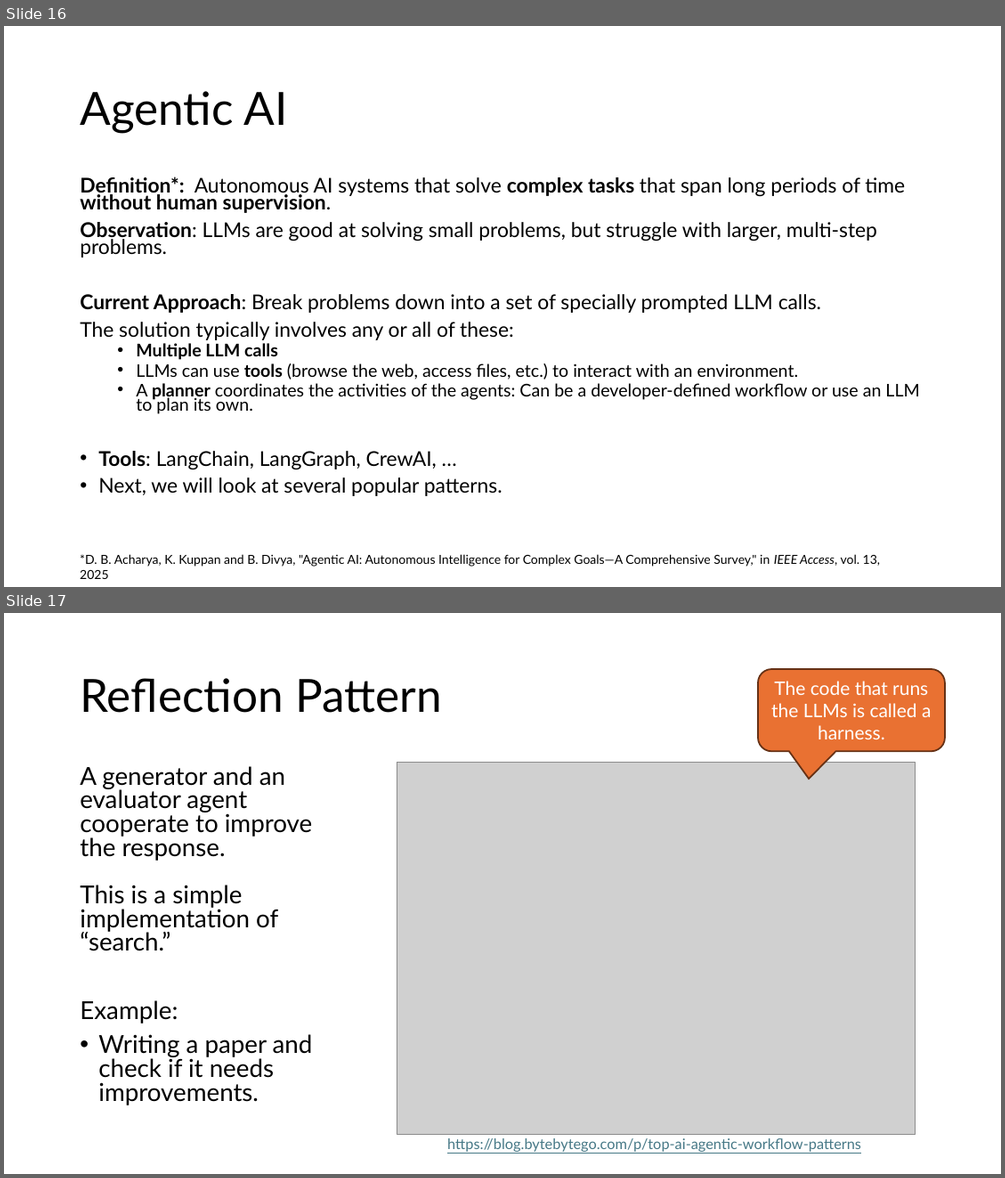
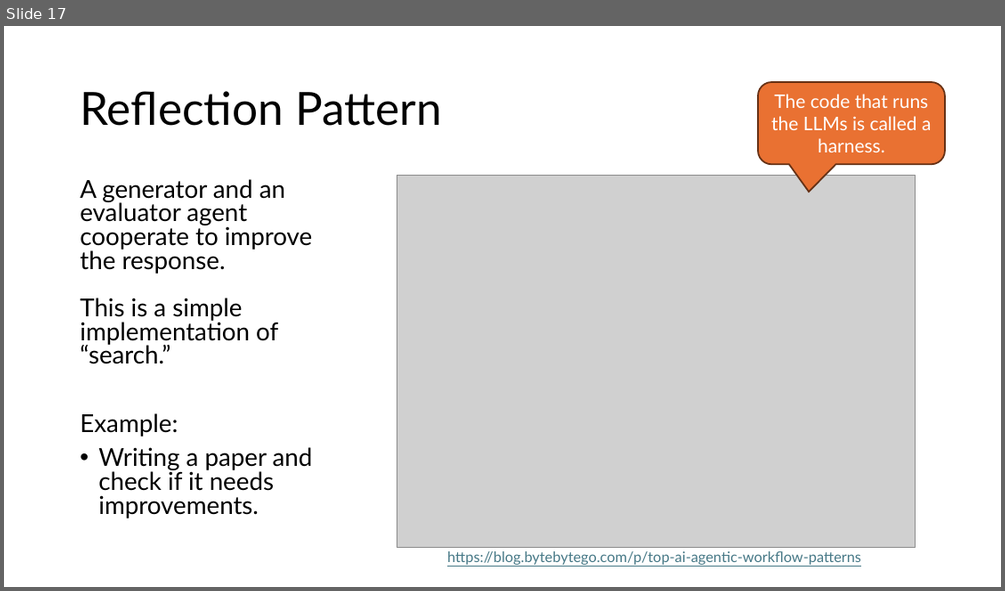
Before and after one commit to mhahsler/Introduction_to_Artificial_Intelligence, a slide deck: slides/discussion/07_LLM_discussion.pptx. Shown one above the other, each under a label of ours: slides 16 and 17 before the commit, slide 17 after it. The pictures are 1005x1178 and 1005x591 pixels, drawn with LibreOffice and Linux fonts; fonts in the diff are those of the drawing; grey boxes stand for pictures. Boxes give left, top, right and bottom in pixels: in the first picture for what was removed or moved away, otherwise in the second. Text is boxed around its words. In the diff, an @@ line names an element or a change of style, - is before the commit and + after.

```diff
--- a/slides/discussion/07_LLM_discussion.pptx
+++ b/slides/discussion/07_LLM_discussion.pptx
@@ slide 16 removed at (4, 26, 1001, 587), background #FFFFFF @@
@@ title removed at (80, 91, 287, 133) @@
-Agentic AI
@@ text removed at (80, 176, 919, 496) @@
-Definition*: Autonomous AI systems that solve complex tasks that span long periods of time without human supervision.
-Observation: LLMs are good at solving small problems, but struggle with larger, multi-step problems.
-Current Approach: Break problems down into a set of specially prompted LLM calls.
-The solution typically involves any or all of these:
-  • Multiple LLM calls
-  • LLMs can use tools (browse the web, access files, etc.) to interact with an environment.
-  • A planner coordinates the activities of the agents: Can be a developer-defined workflow or use an LLM to plan its own.
-• Tools: LangChain, LangGraph, CrewAI, …
-• Next, we will look at several popular patterns.
@@ text removed at (80, 554, 880, 579) @@
-*D. B. Acharya, K. Kuppan and B. Divya, "Agentic AI: Autonomous Intelligence for Complex Goals—A Comprehensive Survey," in IEEE Access, vol. 13, 2025
```
Also in this commit, not shown: 4 slides changed, 1 slide added, 8 other files.
